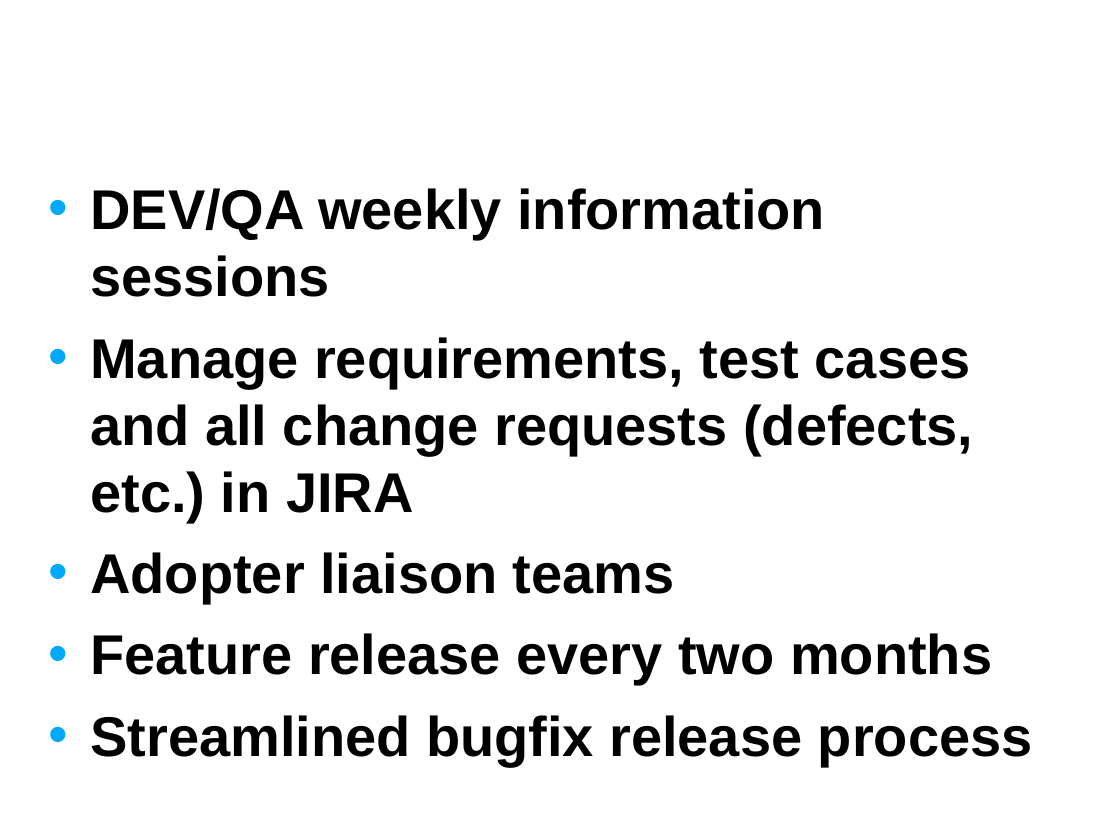
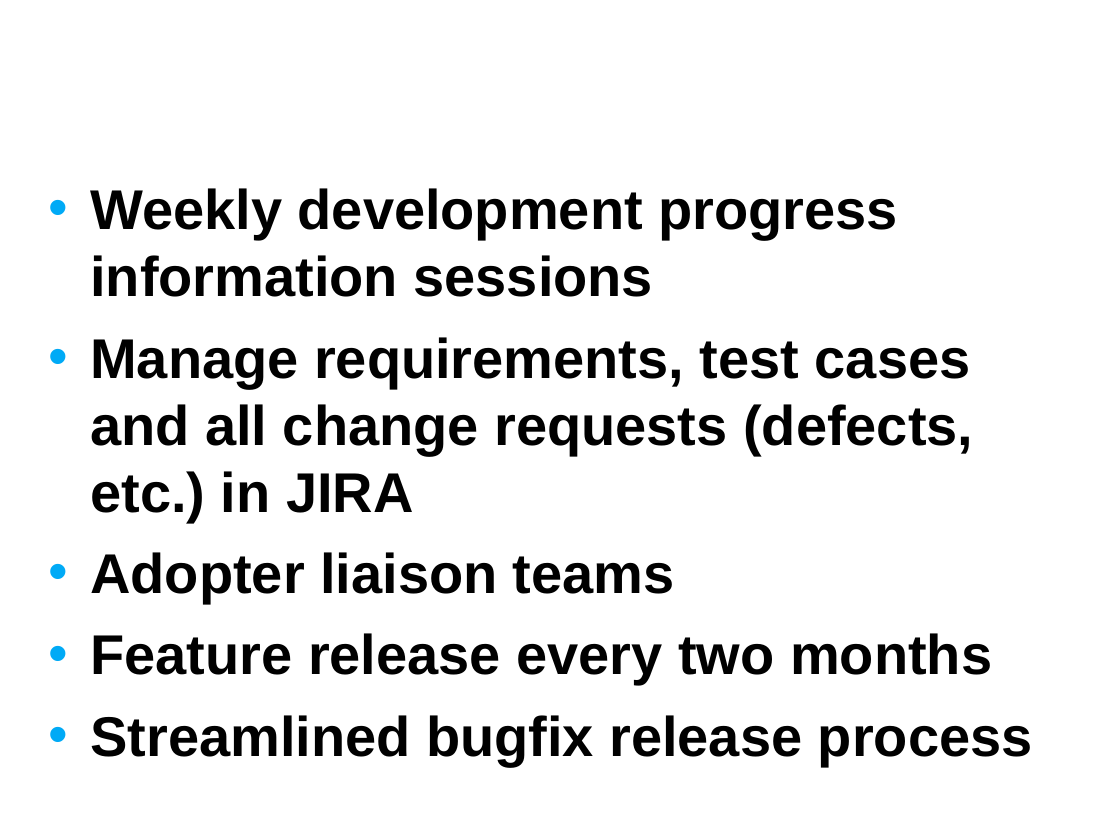
Before and after one commit to NCIP/caarray-docs, a slide deck: slide 8 of environment/references/process_improvement_proposal.ppt. Drawn at 1120x840 pixels with LibreOffice and Linux fonts; fonts in the diff are those of the drawing; background and template pictures are left out. Boxes give left, top, right and bottom in pixels: in the first picture for what was removed or moved away, otherwise in the second. Text is boxed around its words. In the diff, an @@ line names an element or a change of style, - is before the commit and + after.

```diff
--- a/environment/references/process_improvement_proposal.ppt
+++ b/environment/references/process_improvement_proposal.ppt
@@ text at box(90, 188, 897, 297): text changed @@
-• DEV/QA weekly information sessions
+• Weekly development progress information sessions
```
Also in this commit, not shown: 3 other slides changed, 1 slide added.
